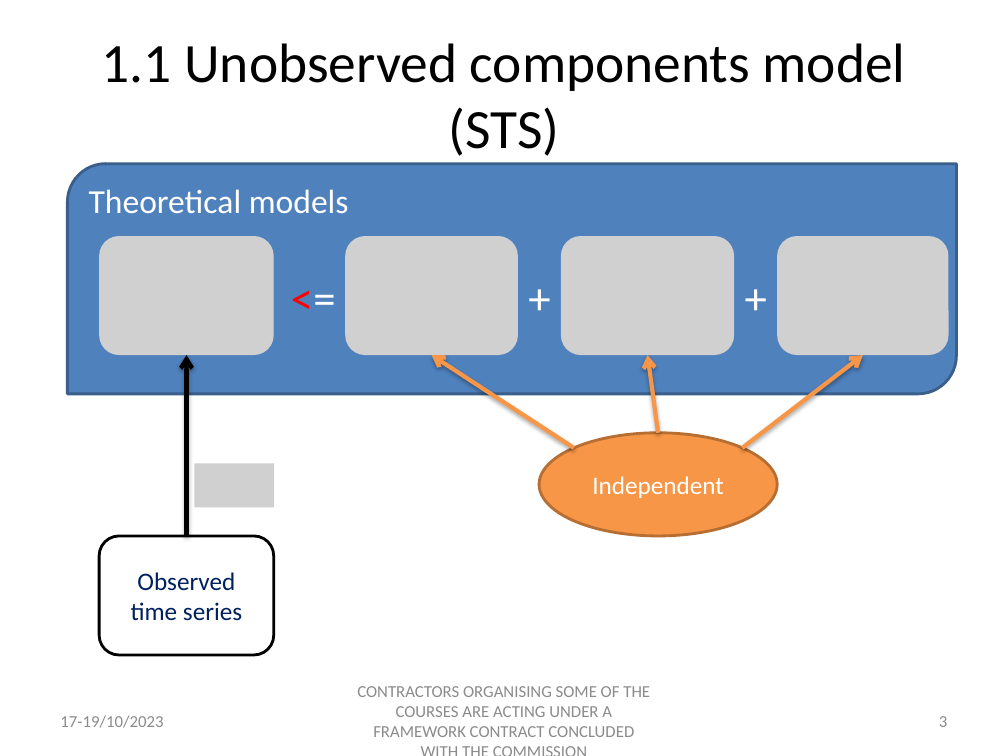
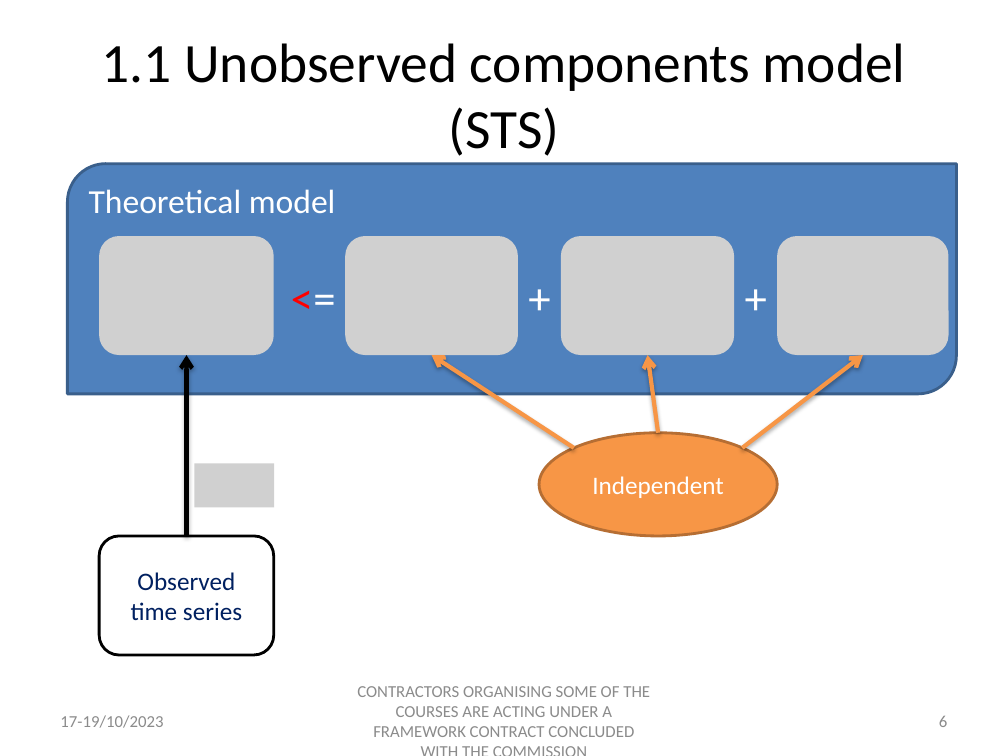
Before and after one commit to palatej/estp2023, a slide deck: slide 6 of Presentations/2.2 JD+_SEATS.pptx (slide 3 before the commit). Drawn at 1008x756 pixels with LibreOffice and Linux fonts; fonts in the diff are those of the drawing; grey boxes stand for pictures. Boxes give left, top, right and bottom in pixels: in the first picture for what was removed or moved away, otherwise in the second. Text is boxed around its words. In the diff, an @@ line names an element or a change of style, - is before the commit and + after.

```diff
--- a/Presentations/2.2 JD+_SEATS.pptx
+++ b/Presentations/2.2 JD+_SEATS.pptx
@@ text in round diag rect at box(89, 189, 336, 213): text changed @@
-Theoretical models
+Theoretical model
@@ page number at box(939, 716, 947, 727): text changed @@
-3
+6
```
Also in this commit, not shown: 17 other slides changed, 5 slides added, 14 other files.
